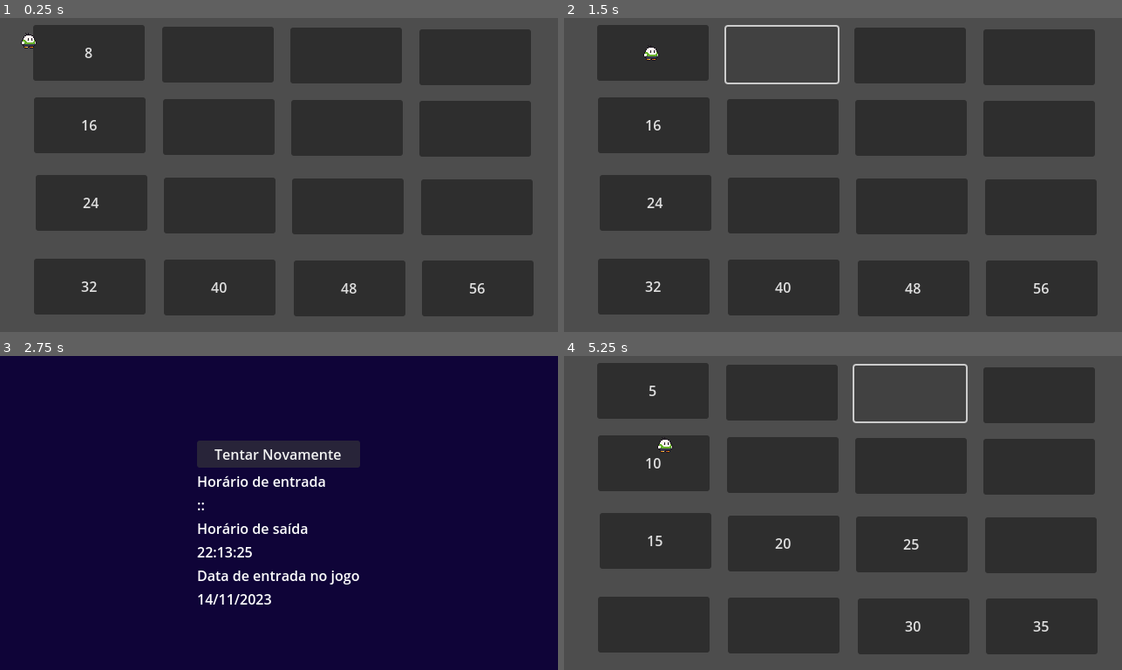
Above: before the commit, frames 1-4 (two rows, left to right).
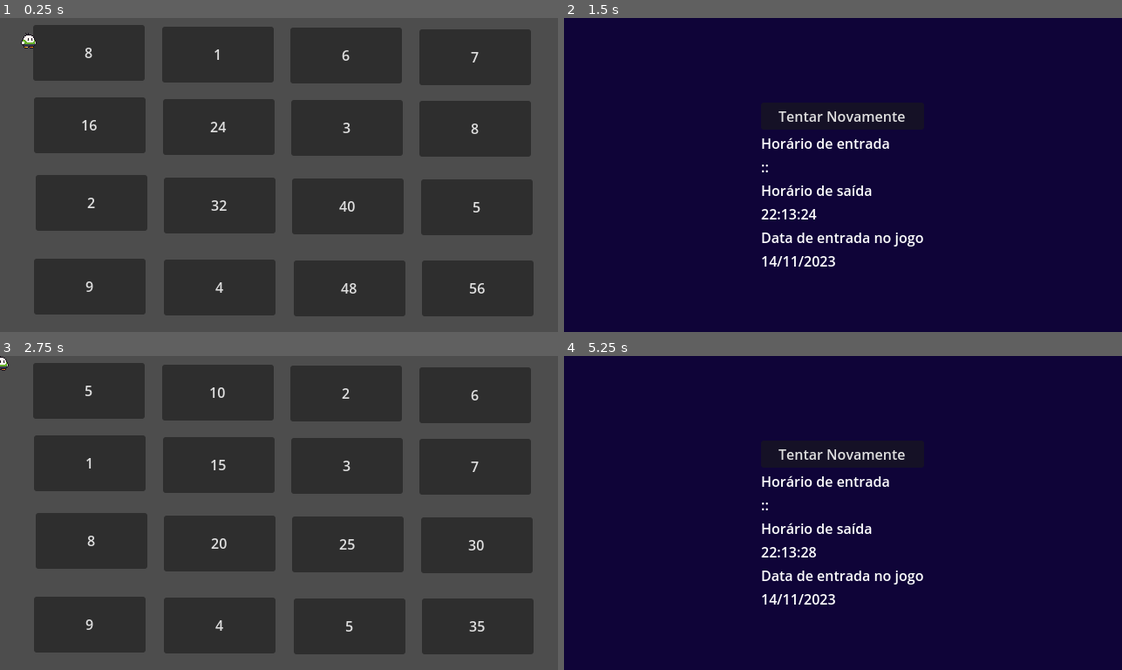
Above: after the commit, the same moments.

Repository: HEITORNERY/Jogo_Dos_M-ltiplos
Game: Godot game, scene res://scenes/desafio.tscn
Two runs of this game, one before a commit and one after it. Both use one fixed random seed, a clock stepped at 60 frames per second and the inputs below. This scene is started directly instead of the project's main scene.
Inputs (mouse positions are in pixels of both pictures, inside the frame that each line leads up to):
- Up to frame 1 (0.25 s): no input
- Up to frame 2 (1.5 s): click "8" at 0.5 s; click (781, 55) at 1.25 s
- Up to frame 3 (2.75 s): click (279, 453) at 2 s, where only the run after the commit has a clickable "Tentar Novamente"
- Up to frame 4 (5.25 s): click (843, 453) at 2.75 s, where only the run before the commit has a clickable "Tentar Novamente"; click "5" at 3.5 s; click "10" at 4.25 s; click (909, 393) at 5 s

The runs differ from the first frame. In frame 1, 0.5% of the frame differs, in the area x 14-87%, y 10-88%; in frame 2, 100%, in the area x 0-100%, y 0-100%; in frame 3, 98%; in frame 4, 100%.

Commit message:
Caminho dos multiplos atualizado

Diff:
--- a/scripts/desafio.gd
+++ b/scripts/desafio.gd
@@ -1,5 +1,6 @@
 extends Node2D
-# criar variáveis para os 60 botões
+
+# Criar variáveis para os 16 botões
 @onready var button1 = $Button1
 @onready var button2 = $Button2
 @onready var button3 = $Button3
@@ -16,36 +17,89 @@
 @onready var button14 = $Button14
 @onready var button15 = $Button15
 @onready var button16 = $Button16
-@onready var string_do_botão = []
-# criar uma lista para os múltiplos
+
+# Criar uma lista para os múltiplos
 var multiplos = []
-# variável pro botão atual
-var current_button = 1
+
+# Variável para armazenar os números não múltiplos
+var nao_multiplos = []
+
 # Called when the node enters the scene tree for the first time.
 func _ready():
-	# gerar um número aleatório entre 2 e 10
+	print("Ready called")
+	# Gerar um número aleatório entre 2 e 10
 	var number_random = randi() % 9 + 2
-	# adicionar esse número ao primeiro botão
+	print("Random number generated: ", number_random)
+	# Adicionar esse número ao primeiro botão
 	button1.text = str(number_random)
-	# calcular os múltiplos desse número aleatório
+	# Calcular os múltiplos desse número aleatório
 	for i in range(2, 21):
-		multiplos.append(number_random*i)
-	# começar a preencher os botões a partir do primeiro
+		multiplos.append(number_random * i)
+	print("Multiplos calculated: ", multiplos)
+	# Preencher a lista de não múltiplos
+	for i in range(1, 100):
+		if i not in multiplos:
+			nao_multiplos.append(i)
+	print("Nao multiplos calculated: ", nao_multiplos)
 	fill_buttons()
 
 func fill_buttons():
-	var index = 0
+	print("fill_buttons called")
+	var index_multiplos = 0
+	var index_nao_multiplos = 0
 	var current_button = button1
 	var buttons_path = [button1]
+	var next_button
+	var other_button
 
 	while current_button != button16:
 		var next_buttons = get_next_buttons(current_button)
-		var next_button = next_buttons[randi() % next_buttons.size()]
+		if next_buttons.size() == 0:
+			break
 
-		next_button.text = str(multiplos[index])
+		print("Next buttons: ", next_buttons)
+
+		# Seleciona dois botões aleatórios diferentes dos próximos
+		if next_buttons.size() > 1:
+			next_button = next_buttons[randi() % next_buttons.size()]
+			other_button = next_buttons[randi() % next_buttons.size()]
+			while other_button == next_button:
+				other_button = next_buttons[randi() % next_buttons.size()]
+		else:
+			next_button = next_buttons[0]
+			other_button = next_buttons[0]
+
+		print("Selected buttons: ", next_button, other_button)
+
+		# Preenche os botões no caminho com múltiplos
+		if index_multiplos < multiplos.size():
+			next_button.text = str(multiplos[index_multiplos])
+			index_multiplos += 1
+		if index_nao_multiplos < nao_multiplos.size() and other_button != next_button:
+			other_button.text = str(nao_multiplos[index_nao_multiplos])
+			index_nao_multiplos += 1
+
 		buttons_path.append(next_button)
 		current_button = next_button
-		index += 1
+
+		# Adicione uma condição de saída para evitar loops infinitos
+		if index_multiplos >= multiplos.size() and index_nao_multiplos >= nao_multiplos.size():
+			break
+
+	# Garantir que o último botão tenha um múltiplo
+	button16.text = str(multiplos[index_multiplos - 1])
+	print("Buttons path: ", buttons_path)
+
+	# Preencher todos os botões
+	var all_buttons = [button1, button2, button3, button4, button5, button6, button7, button8, button9, button10, button11, button12, button13, button14, button15, button16]
+	for button in all_buttons:
+		if button.text == "":
+			if button in buttons_path and index_multiplos < multiplos.size():
+				button.text = str(multiplos[index_multiplos])
+				index_multiplos += 1
+			elif index_nao_multiplos < nao_multiplos.size():
+				button.text = str(nao_multiplos[index_nao_multiplos])
+				index_nao_multiplos += 1
 
 func get_next_buttons(button):
 	var button_map = {
@@ -65,49 +119,49 @@
 		button14: [button15],
 		button15: [button16]
 	}
+	print("get_next_buttons for: ", button)
 	return button_map.get(button, [])
 
-func _on_button_1_pressed():
-	string_do_botão.append($Button1.text)
-func _on_button_2_pressed():
-	string_do_botão.append($Button2.text)
-func _on_button_3_pressed():
-	string_do_botão.append($Button3.text)
-func _on_button_4_pressed():
-	string_do_botão.append($Button4.text)
-func _on_button_5_pressed():
-	string_do_botão.append($Button5.text)
-func _on_button_6_pressed():
-	string_do_botão.append($Button6.text)
-func _on_button_7_pressed():
-	string_do_botão.append($Button7.text)
-func _on_button_8_pressed():
-	string_do_botão.append($Button8.text)
-func _on_button_9_pressed():
-	string_do_botão.append($Button9.text)
-func _on_button_10_pressed():
-	string_do_botão.append($Button10.text)
-func _on_button_11_pressed():
-	string_do_botão.append($Button11.text)
-func _on_button_12_pressed():
-	string_do_botão.append($Button12.text)
-func _on_button_13_pressed():
-	string_do_botão.append($Button13.text)
-func _on_button_14_pressed():
-	string_do_botão.append($Button14.text)
-func _on_button_15_pressed():
-	string_do_botão.append($Button15.text)
-func _on_button_16_pressed():
-	string_do_botão.append($Button16.text)
-	$Timer.start()
-	Global.sucesso = true
-	Global.erro = false
-func  _physics_process(_delta):
-	if Input.is_action_just_pressed("left_click") and string_do_botão.pop_front() == "":
-		print(string_do_botão)
+func _on_button_pressed(button):
+	# Verifica se o número clicado não é um múltiplo
+	if int(button.text) not in multiplos:
 		$Player.queue_free()
 		Global.erro = true
 		Global.sucesso = false
 		get_tree().change_scene_to_file("res://scenes/Tela_final.tscn")
+
+func _on_button_2_pressed():
+	_on_button_pressed(button2)
+func _on_button_3_pressed():
+	_on_button_pressed(button3)
+func _on_button_4_pressed():
+	_on_button_pressed(button4)
+func _on_button_5_pressed():
+	_on_button_pressed(button5)
+func _on_button_6_pressed():
+	_on_button_pressed(button6)
+func _on_button_7_pressed():
+	_on_button_pressed(button7)
+func _on_button_8_pressed():
+	_on_button_pressed(button8)
+func _on_button_9_pressed():
+	_on_button_pressed(button9)
+func _on_button_10_pressed():
+	_on_button_pressed(button10)
+func _on_button_11_pressed():
+	_on_button_pressed(button11)
+func _on_button_12_pressed():
+	_on_button_pressed(button12)
+func _on_button_13_pressed():
+	_on_button_pressed(button13)
+func _on_button_14_pressed():
+	_on_button_pressed(button14)
+func _on_button_15_pressed():
+	_on_button_pressed(button15)
+func _on_button_16_pressed():
+	Global.erro = false
+	Global.sucesso = true
+	$Timer.start()
+
 func _on_timer_timeout():
 	get_tree().change_scene_to_file("res://scenes/Tela_final.tscn")
Not shown, added: images/caminho_aleatorio.png.import
Not shown, added: images/login.png.import
Not shown, added: images/mundo_2d.png.import
Not shown, added: images/registro.png.import
Not shown, added: images/save_data_and_time.png.import
Not shown, changed: readme.md
